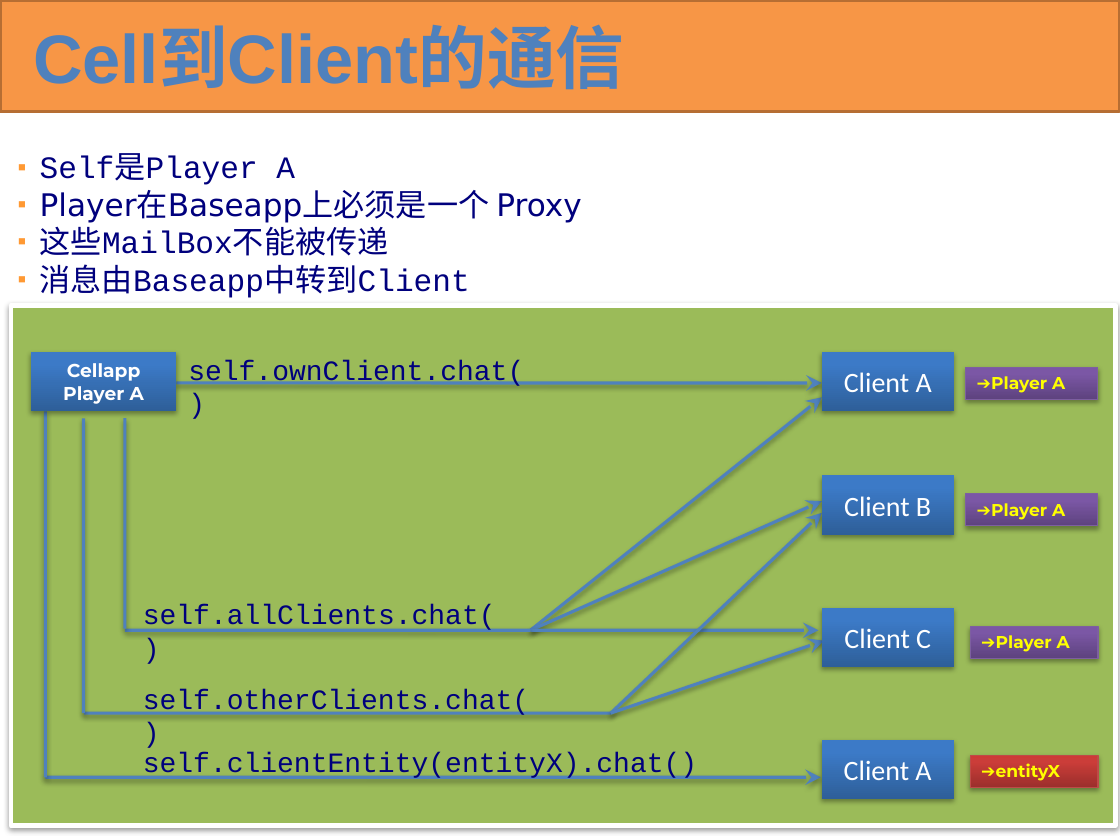
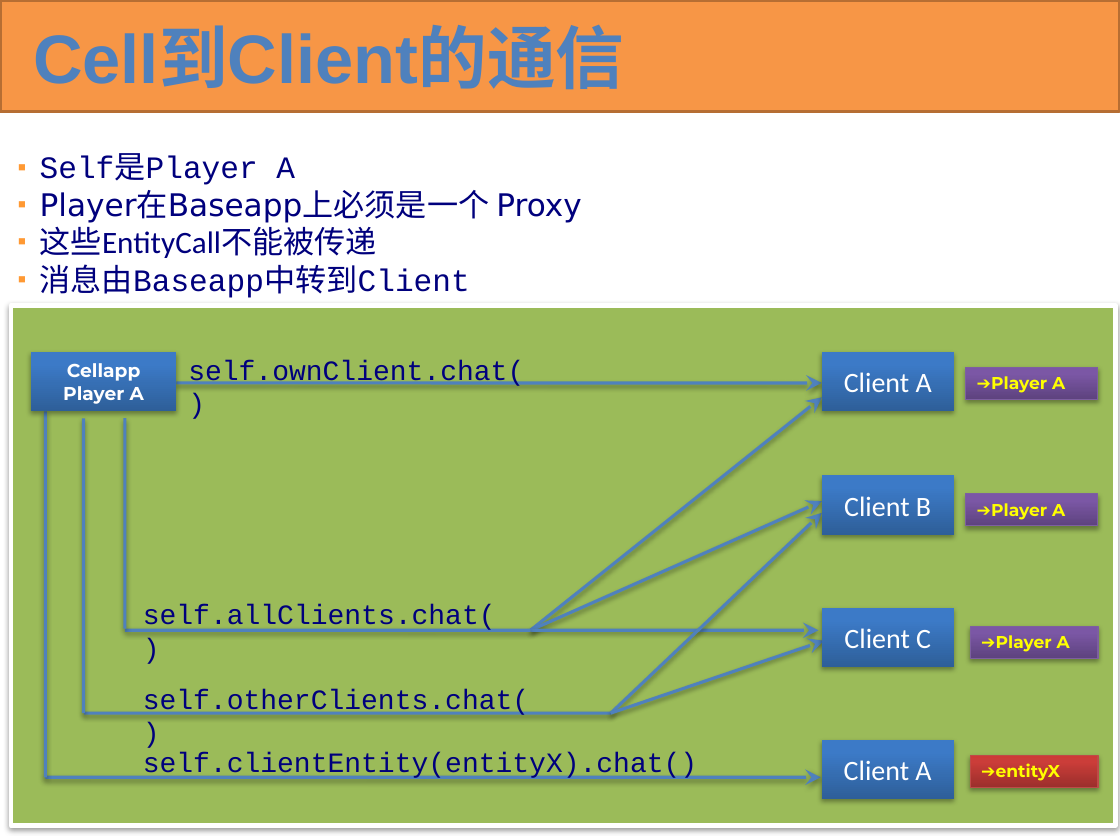
Before and after one commit to KBEngineLab/KBEngine-Nex, a slide deck: slide 76 of docs/KBEngine overview(cn).pptx. Drawn at 1120x840 pixels with LibreOffice and Linux fonts; fonts in the diff are those of the drawing. Boxes give left, top, right and bottom in pixels: in the first picture for what was removed or moved away, otherwise in the second. Text is boxed around its words. In the diff, an @@ line names an element or a change of style, - is before the commit and + after.

```diff
--- a/docs/KBEngine overview(cn).pptx
+++ b/docs/KBEngine overview(cn).pptx
@@ text at (x1=40, y1=222, x2=377, y2=258): text changed; font Courier New to Calibri @@
-▪ 这些MailBox不能被传递
+▪ 这些EntityCall不能被传递
```
Also in this commit, not shown: 35 other slides changed, 1 other file.
